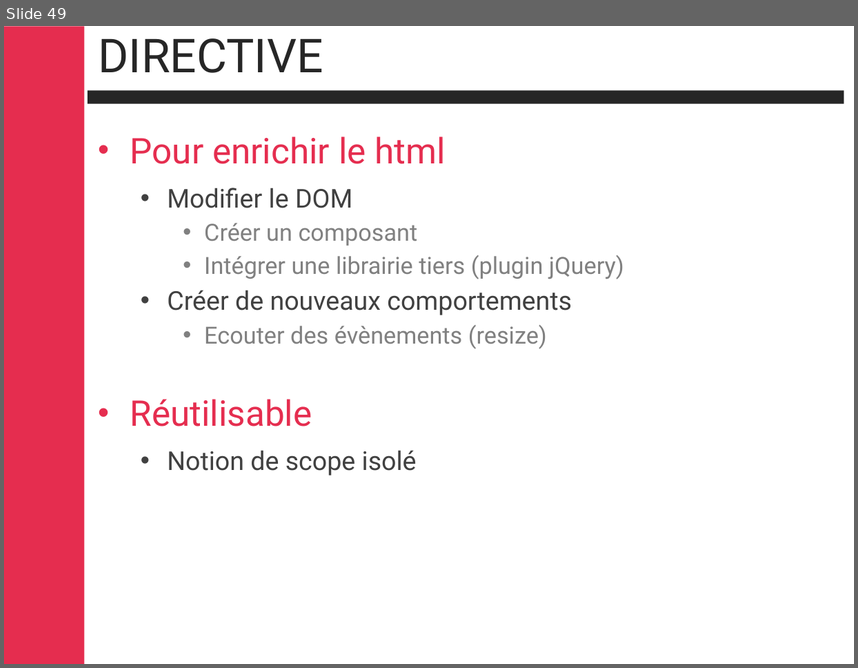
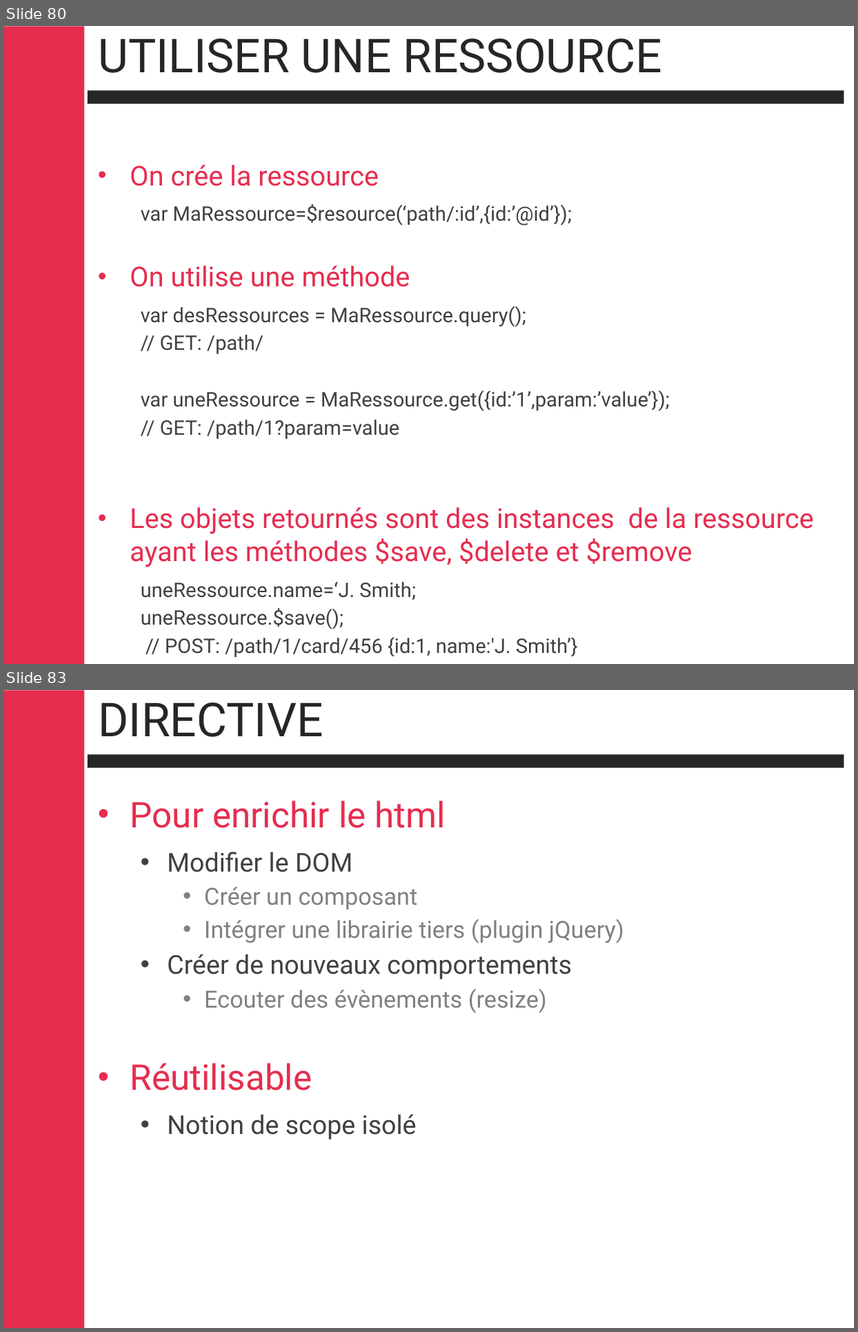
Before and after one commit to cbalit/handson-angular, a slide deck: Angular.pptx. Shown one above the other, each under a label of ours: slide 49 before the commit, slides 80 and 83 after it; the slides between them are not shown. The pictures are 858x668 and 858x1332 pixels, drawn with LibreOffice and Linux fonts; fonts in the diff are those of the drawing; background and template pictures are left out. Boxes give left, top, right and bottom in pixels: in the first picture for what was removed or moved away, otherwise in the second. Text is boxed around its words. In the diff, an @@ line names an element or a change of style, - is before the commit and + after.

```diff
--- a/Angular.pptx
+++ b/Angular.pptx
@@ slide 80 added at (x1=4, y1=26, x2=854, y2=664), background #FFFFFF; not listed: 2 template elements that a slide beside it also shows @@
@@ title added at (x1=98, y1=38, x2=662, y2=73), 39.6 pt, text #262626 @@
+UTILISER UNE RESSOURCE
@@ text added at (x1=130, y1=165, x2=814, y2=657), 17.1 pt, text #404040 @@
+• On crée la ressource
+  var MaRessource=$resource(‘path/:id’,{id:’@id’});
+• On utilise une méthode
+  var desRessources = MaRessource.query();
+  // GET: /path/
+  var uneRessource = MaRessource.get({id:’1’,param:’value’});
+  // GET: /path/1?param=value
+• Les objets retournés sont des instances de la ressource ayant les méthodes $save, $delete et $remove
+  uneRessource.name=‘J. Smith;
+  uneRessource.$save();
+  // POST: /path/1/card/456 {id:1, name:'J. Smith’}
@@ what was slide 49 is now slide 83 @@
```
Also in this commit, not shown: 24 slides changed, 56 other slides added, 14 slides removed.
